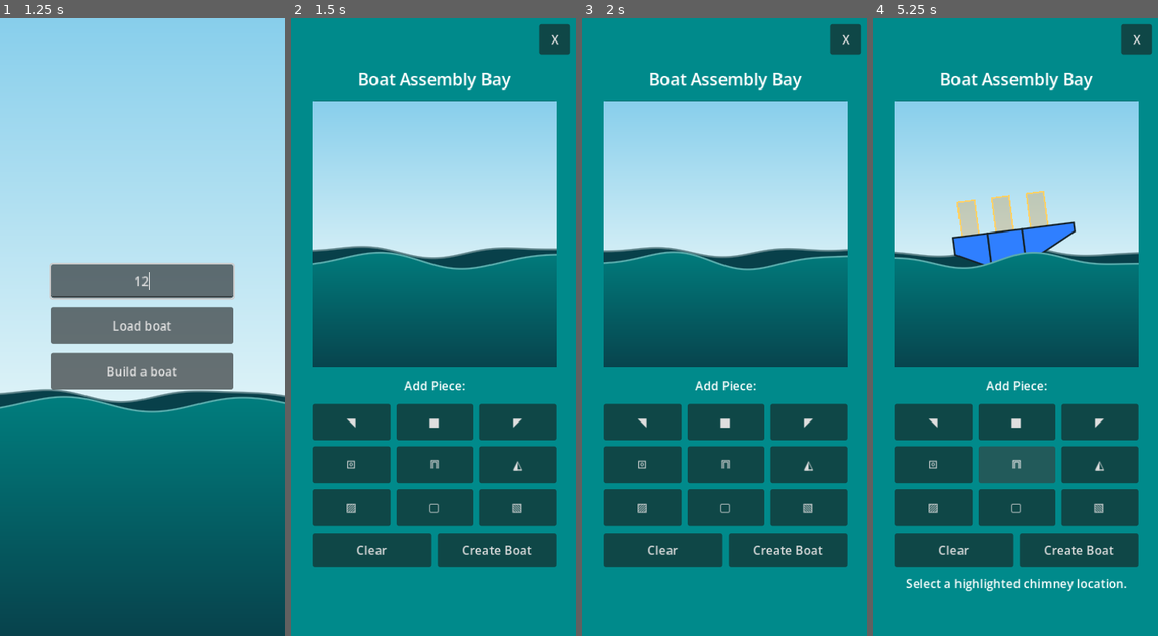
Above: before the commit, frames 1-4 (left to right).
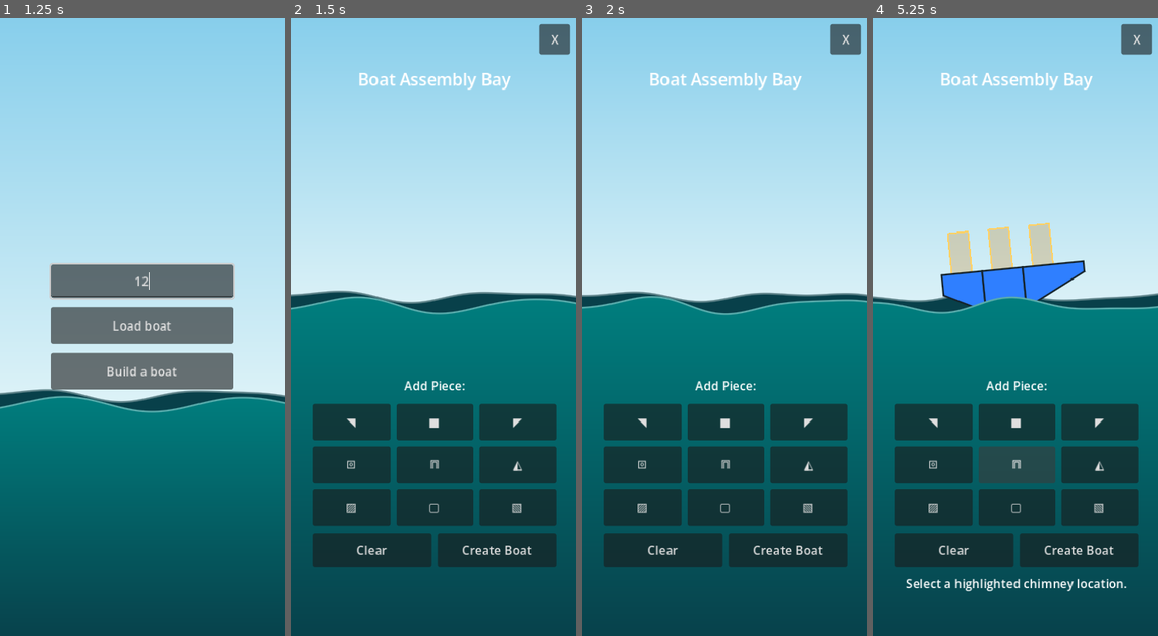
Above: after the commit, the same moments.

Repository: the-shipwrights/the-shipyard
Game: Godot game, scene res://ClientMain.tscn
Two runs of this game, one before a commit and one after it. Both use one fixed random seed, a clock stepped at 60 frames per second and the inputs below.
Inputs (mouse positions are in pixels of both pictures, inside the frame that each line leads up to):
- Up to frame 1 (1.25 s): click (142, 283) at 0.52 s; type "12" at 0.6 s
- Up to frame 2 (1.5 s): click "Build a boat" at 1.25 s
- Up to frame 3 (2 s): no input
- Up to frame 4 (5.25 s): click "◥" at 2 s; click "■" at 2.75 s; click "◤" at 3.5 s; click "⧇" at 4.25 s; click "⩎" at 5 s

Frame 1 is identical in both runs. In frame 2, 59% of the frame differs, in the area x 0-100%, y 0-100%; in frame 3, 59%; in frame 4, 61%.

Commit message:
Made ocean full background where needed

Diff:
--- a/simulation/client/Scripts/builder_view.gd
+++ b/simulation/client/Scripts/builder_view.gd
@@ -69,7 +69,7 @@
 @onready var btn_chimney: Button = $SafeArea/Content/PieceGrid/AddChimney
 @onready var btn_sail: Button = $SafeArea/Content/PieceGrid/AddSail
 
-@onready var boat_preview: BoatPreview2D = $SafeArea/Content/CanvasPanel/BoatPreview2D
+@onready var boat_preview: BoatPreview2D = %BoatPreview2D
 
 func _ready() -> void:
 	add_child(submit_request)
--- a/simulation/client/Scripts/control_view.gd
+++ b/simulation/client/Scripts/control_view.gd
@@ -13,7 +13,7 @@
 var ws := WebSocketPeer.new()
 var is_connected := false
 
-@onready var boat_preview: BoatPreview2D = $SafeArea/Content/CanvasPanel/BoatPreview2D
+@onready var boat_preview: BoatPreview2D = %BoatPreview2D
 @onready var boat_title: Label = $SafeArea/Content/BoatTitle
 @onready var info_label: Label = $SafeArea/Content/InfoLabel
 @onready var rotate_button: Button = $SafeArea/Content/RotateButton
--- a/simulation/client/Views/BuilderView.tscn
+++ b/simulation/client/Views/BuilderView.tscn
@@ -2,6 +2,8 @@
 
 [ext_resource type="Script" uid="uid://bporpqxjbn6s7" path="res://Scripts/builder_view.gd" id="1_builder"]
 [ext_resource type="PackedScene" uid="uid://d3pp0kklmyfy6" path="res://Views/BoatPreview2D.tscn" id="2_1ydyr"]
+
+[sub_resource type="StyleBoxEmpty" id="StyleBoxEmpty_1ydyr"]
 
 [node name="BuilderView" type="Control" unique_id=748961357]
 layout_mode = 3
@@ -21,6 +23,17 @@
 grow_vertical = 2
 mouse_filter = 2
 color = Color(0, 0.5415405, 0.54309857, 1)
+
+[node name="BoatPreview2D" parent="." unique_id=1814931078 instance=ExtResource("2_1ydyr")]
+unique_name_in_owner = true
+clip_contents = true
+layout_mode = 0
+anchors_preset = 0
+grow_horizontal = 1
+grow_vertical = 1
+size_flags_horizontal = 3
+size_flags_vertical = 3
+ocean_level = 0.465
 
 [node name="SafeArea" type="MarginContainer" parent="." unique_id=521977535]
 layout_mode = 1
@@ -55,12 +68,7 @@
 layout_mode = 2
 size_flags_horizontal = 3
 size_flags_vertical = 3
-
-[node name="BoatPreview2D" parent="SafeArea/Content/CanvasPanel" unique_id=1814931078 instance=ExtResource("2_1ydyr")]
-clip_contents = true
-layout_mode = 2
-size_flags_horizontal = 3
-size_flags_vertical = 3
+theme_override_styles/panel = SubResource("StyleBoxEmpty_1ydyr")
 
 [node name="PieceLabel" type="Label" parent="SafeArea/Content" unique_id=1505453266]
 custom_minimum_size = Vector2(0, 28)
--- a/simulation/client/Views/ControlView.tscn
+++ b/simulation/client/Views/ControlView.tscn
@@ -2,6 +2,8 @@
 
 [ext_resource type="Script" uid="uid://bm5u5olpv6sfl" path="res://Scripts/control_view.gd" id="1_vcfef"]
 [ext_resource type="PackedScene" uid="uid://d3pp0kklmyfy6" path="res://Views/BoatPreview2D.tscn" id="2_bbeor"]
+
+[sub_resource type="StyleBoxEmpty" id="StyleBoxEmpty_k1j8q"]
 
 [node name="ControlView" type="Control" unique_id=1945440094]
 layout_mode = 3
@@ -21,6 +23,17 @@
 grow_vertical = 2
 mouse_filter = 2
 color = Color(0, 0.541541, 0.543099, 1)
+
+[node name="BoatPreview2D" parent="." unique_id=829975880 instance=ExtResource("2_bbeor")]
+unique_name_in_owner = true
+clip_contents = true
+layout_mode = 0
+anchors_preset = 0
+grow_horizontal = 1
+grow_vertical = 1
+size_flags_horizontal = 3
+size_flags_vertical = 3
+ocean_level = 0.505
 
 [node name="SafeArea" type="MarginContainer" parent="." unique_id=546596867]
 layout_mode = 1
@@ -55,11 +68,7 @@
 layout_mode = 2
 size_flags_horizontal = 3
 size_flags_vertical = 3
-
-[node name="BoatPreview2D" parent="SafeArea/Content/CanvasPanel" unique_id=829975880 instance=ExtResource("2_bbeor")]
-layout_mode = 2
-size_flags_horizontal = 3
-size_flags_vertical = 3
+theme_override_styles/panel = SubResource("StyleBoxEmpty_k1j8q")
 
 [node name="InfoLabel" type="Label" parent="SafeArea/Content" unique_id=1826761783]
 custom_minimum_size = Vector2(0, 48)
@@ -92,3 +101,9 @@
 size_flags_horizontal = 3
 theme_override_font_sizes/font_size = 20
 text = "Hold to Rotate"
+
+[node name="CanvasPanel2" type="PanelContainer" parent="SafeArea/Content" unique_id=1080368721]
+custom_minimum_size = Vector2(0, 70)
+layout_mode = 2
+size_flags_horizontal = 3
+theme_override_styles/panel = SubResource("StyleBoxEmpty_k1j8q")
--- a/simulation/client/Views/CustomizeView.tscn
+++ b/simulation/client/Views/CustomizeView.tscn
@@ -284,193 +284,193 @@
 script = ExtResource("2_6jt7g")
 palette_colors = Array[Color]([Color(0.90588236, 0.25882354, 0.2627451, 1), Color(0.92156863, 0.5568628, 0.3529412, 1), …(622 unchanged characters)…
 
-[node name="PaletteSwatch" type="Control" parent="SafeArea/Content/PaletteRegion/Palette" unique_id=1181324515]
-custom_minimum_size = Vector2(70, 70)
-layout_mode = 2
-mouse_filter = 2
-metadata/_palette_generated = true
-
-[node name="Color" type="Panel" parent="SafeArea/Content/PaletteRegion/Palette/PaletteSwatch" unique_id=246886436]
+[node name="PaletteSwatch" type="Control" parent="SafeArea/Content/PaletteRegion/Palette" unique_id=965069264]
+custom_minimum_size = Vector2(70, 70)
+layout_mode = 2
+mouse_filter = 2
+metadata/_palette_generated = true
+
+[node name="Color" type="Panel" parent="SafeArea/Content/PaletteRegion/Palette/PaletteSwatch" unique_id=712531204]
 layout_mode = 0
 anchor_right = 1.0
 anchor_bottom = 1.0
 theme_override_styles/panel = SubResource("StyleBoxFlat_e28wa")
 
-[node name="@Control@19913" type="Control" parent="SafeArea/Content/PaletteRegion/Palette" unique_id=1453080261]
-custom_minimum_size = Vector2(70, 70)
-layout_mode = 2
-mouse_filter = 2
-metadata/_palette_generated = true
-
-[node name="Color" type="Panel" parent="SafeArea/Content/PaletteRegion/Palette/@Control@19913" unique_id=270465287]
+[node name="@Control@21007" type="Control" parent="SafeArea/Content/PaletteRegion/Palette" unique_id=172747133]
+custom_minimum_size = Vector2(70, 70)
+layout_mode = 2
+mouse_filter = 2
+metadata/_palette_generated = true
+
+[node name="Color" type="Panel" parent="SafeArea/Content/PaletteRegion/Palette/@Control@21007" unique_id=2100844523]
 layout_mode = 0
 anchor_right = 1.0
 anchor_bottom = 1.0
 theme_override_styles/panel = SubResource("StyleBoxFlat_xmlon")
 
-[node name="@Control@19914" type="Control" parent="SafeArea/Content/PaletteRegion/Palette" unique_id=909137270]
-custom_minimum_size = Vector2(70, 70)
-layout_mode = 2
-mouse_filter = 2
-metadata/_palette_generated = true
-
-[node name="Color" type="Panel" parent="SafeArea/Content/PaletteRegion/Palette/@Control@19914" unique_id=2076469706]
+[node name="@Control@21008" type="Control" parent="SafeArea/Content/PaletteRegion/Palette" unique_id=1638472584]
+custom_minimum_size = Vector2(70, 70)
+layout_mode = 2
+mouse_filter = 2
+metadata/_palette_generated = true
+
+[node name="Color" type="Panel" parent="SafeArea/Content/PaletteRegion/Palette/@Control@21008" unique_id=1412111318]
 layout_mode = 0
 anchor_right = 1.0
 anchor_bottom = 1.0
 theme_override_styles/panel = SubResource("StyleBoxFlat_t30ng")
 
-[node name="@Control@19915" type="Control" parent="SafeArea/Content/PaletteRegion/Palette" unique_id=1334793550]
-custom_minimum_size = Vector2(70, 70)
-layout_mode = 2
-mouse_filter = 2
-metadata/_palette_generated = true
-
-[node name="Color" type="Panel" parent="SafeArea/Content/PaletteRegion/Palette/@Control@19915" unique_id=1663495158]
+[node name="@Control@21009" type="Control" parent="SafeArea/Content/PaletteRegion/Palette" unique_id=593650076]
+custom_minimum_size = Vector2(70, 70)
+layout_mode = 2
+mouse_filter = 2
+metadata/_palette_generated = true
+
+[node name="Color" type="Panel" parent="SafeArea/Content/PaletteRegion/Palette/@Control@21009" unique_id=1352764763]
 layout_mode = 0
 anchor_right = 1.0
 anchor_bottom = 1.0
 theme_override_styles/panel = SubResource("StyleBoxFlat_s5p5q")
 
-[node name="@Control@19916" type="Control" parent="SafeArea/Content/PaletteRegion/Palette" unique_id=1695025360]
-custom_minimum_size = Vector2(70, 70)
-layout_mode = 2
-mouse_filter = 2
-metadata/_palette_generated = true
-
-[node name="Color" type="Panel" parent="SafeArea/Content/PaletteRegion/Palette/@Control@19916" unique_id=815061188]
+[node name="@Control@21010" type="Control" parent="SafeArea/Content/PaletteRegion/Palette" unique_id=29026765]
+custom_minimum_size = Vector2(70, 70)
+layout_mode = 2
+mouse_filter = 2
+metadata/_palette_generated = true
+
+[node name="Color" type="Panel" parent="SafeArea/Content/PaletteRegion/Palette/@Control@21010" unique_id=2030365497]
 layout_mode = 0
 anchor_right = 1.0
 anchor_bottom = 1.0
 theme_override_styles/panel = SubResource("StyleBoxFlat_d1irj")
 
-[node name="@Control@19917" type="Control" parent="SafeArea/Content/PaletteRegion/Palette" unique_id=1730261121]
-custom_minimum_size = Vector2(70, 70)
-layout_mode = 2
-mouse_filter = 2
-metadata/_palette_generated = true
-
-[node name="Color" type="Panel" parent="SafeArea/Content/PaletteRegion/Palette/@Control@19917" unique_id=1556491730]
+[node name="@Control@21011" type="Control" parent="SafeArea/Content/PaletteRegion/Palette" unique_id=425165066]
+custom_minimum_size = Vector2(70, 70)
+layout_mode = 2
+mouse_filter = 2
+metadata/_palette_generated = true
+
+[node name="Color" type="Panel" parent="SafeArea/Content/PaletteRegion/Palette/@Control@21011" unique_id=107678150]
 layout_mode = 0
 anchor_right = 1.0
 anchor_bottom = 1.0
 theme_override_styles/panel = SubResource("StyleBoxFlat_dxypb")
 
-[node name="@Control@19918" type="Control" parent="SafeArea/Content/PaletteRegion/Palette" unique_id=1555954469]
-custom_minimum_size = Vector2(70, 70)
-layout_mode = 2
-mouse_filter = 2
-metadata/_palette_generated = true
-
-[node name="Color" type="Panel" parent="SafeArea/Content/PaletteRegion/Palette/@Control@19918" unique_id=925791708]
+[node name="@Control@21012" type="Control" parent="SafeArea/Content/PaletteRegion/Palette" unique_id=621164865]
+custom_minimum_size = Vector2(70, 70)
+layout_mode = 2
+mouse_filter = 2
+metadata/_palette_generated = true
+
+[node name="Color" type="Panel" parent="SafeArea/Content/PaletteRegion/Palette/@Control@21012" unique_id=1744868586]
 layout_mode = 0
 anchor_right = 1.0
 anchor_bottom = 1.0
 theme_override_styles/panel = SubResource("StyleBoxFlat_ya4qn")
 
-[node name="@Control@19919" type="Control" parent="SafeArea/Content/PaletteRegion/Palette" unique_id=1651116681]
-custom_minimum_size = Vector2(70, 70)
-layout_mode = 2
-mouse_filter = 2
-metadata/_palette_generated = true
-
-[node name="Color" type="Panel" parent="SafeArea/Content/PaletteRegion/Palette/@Control@19919" unique_id=855699792]
+[node name="@Control@21013" type="Control" parent="SafeArea/Content/PaletteRegion/Palette" unique_id=1325613347]
+custom_minimum_size = Vector2(70, 70)
+layout_mode = 2
+mouse_filter = 2
+metadata/_palette_generated = true
+
+[node name="Color" type="Panel" parent="SafeArea/Content/PaletteRegion/Palette/@Control@21013" unique_id=652771002]
 layout_mode = 0
 anchor_right = 1.0
 anchor_bottom = 1.0
 theme_override_styles/panel = SubResource("StyleBoxFlat_uqxm3")
 
-[node name="@Control@19920" type="Control" parent="SafeArea/Content/PaletteRegion/Palette" unique_id=1194602702]
-custom_minimum_size = Vector2(70, 70)
-layout_mode = 2
-mouse_filter = 2
-metadata/_palette_generated = true
-
-[node name="Color" type="Panel" parent="SafeArea/Content/PaletteRegion/Palette/@Control@19920" unique_id=1720133821]
+[node name="@Control@21014" type="Control" parent="SafeArea/Content/PaletteRegion/Palette" unique_id=1882507720]
+custom_minimum_size = Vector2(70, 70)
+layout_mode = 2
+mouse_filter = 2
+metadata/_palette_generated = true
+
+[node name="Color" type="Panel" parent="SafeArea/Content/PaletteRegion/Palette/@Control@21014" unique_id=133125425]
 layout_mode = 0
 anchor_right = 1.0
 anchor_bottom = 1.0
 theme_override_styles/panel = SubResource("StyleBoxFlat_rt7dm")
 
-[node name="@Control@19921" type="Control" parent="SafeArea/Content/PaletteRegion/Palette" unique_id=1166237229]
-custom_minimum_size = Vector2(70, 70)
-layout_mode = 2
-mouse_filter = 2
-metadata/_palette_generated = true
-
-[node name="Color" type="Panel" parent="SafeArea/Content/PaletteRegion/Palette/@Control@19921" unique_id=2009115208]
+[node name="@Control@21015" type="Control" parent="SafeArea/Content/PaletteRegion/Palette" unique_id=110833890]
+custom_minimum_size = Vector2(70, 70)
+layout_mode = 2
+mouse_filter = 2
+metadata/_palette_generated = true
+
+[node name="Color" type="Panel" parent="SafeArea/Content/PaletteRegion/Palette/@Control@21015" unique_id=1054615952]
 layout_mode = 0
 anchor_right = 1.0
 anchor_bottom = 1.0
 theme_override_styles/panel = SubResource("StyleBoxFlat_4tu2b")
 
-[node name="@Control@19922" type="Control" parent="SafeArea/Content/PaletteRegion/Palette" unique_id=1799811332]
-custom_minimum_size = Vector2(70, 70)
-layout_mode = 2
-mouse_filter = 2
-metadata/_palette_generated = true
-
-[node name="Color" type="Panel" parent="SafeArea/Content/PaletteRegion/Palette/@Control@19922" unique_id=1357510398]
+[node name="@Control@21016" type="Control" parent="SafeArea/Content/PaletteRegion/Palette" unique_id=1793545179]
+custom_minimum_size = Vector2(70, 70)
+layout_mode = 2
+mouse_filter = 2
+metadata/_palette_generated = true
+
+[node name="Color" type="Panel" parent="SafeArea/Content/PaletteRegion/Palette/@Control@21016" unique_id=2063280157]
 layout_mode = 0
 anchor_right = 1.0
 anchor_bottom = 1.0
 theme_override_styles/panel = SubResource("StyleBoxFlat_5krvr")
 
-[node name="@Control@19923" type="Control" parent="SafeArea/Content/PaletteRegion/Palette" unique_id=655302640]
-custom_minimum_size = Vector2(70, 70)
-layout_mode = 2
-mouse_filter = 2
-metadata/_palette_generated = true
-
-[node name="Color" type="Panel" parent="SafeArea/Content/PaletteRegion/Palette/@Control@19923" unique_id=1850893015]
+[node name="@Control@21017" type="Control" parent="SafeArea/Content/PaletteRegion/Palette" unique_id=2056423261]
+custom_minimum_size = Vector2(70, 70)
+layout_mode = 2
+mouse_filter = 2
+metadata/_palette_generated = true
+
+[node name="Color" type="Panel" parent="SafeArea/Content/PaletteRegion/Palette/@Control@21017" unique_id=1057795901]
 layout_mode = 0
 anchor_right = 1.0
 anchor_bottom = 1.0
 theme_override_styles/panel = SubResource("StyleBoxFlat_1ejna")
 
-[node name="@Control@19924" type="Control" parent="SafeArea/Content/PaletteRegion/Palette" unique_id=222712617]
-custom_minimum_size = Vector2(70, 70)
-layout_mode = 2
-mouse_filter = 2
-metadata/_palette_generated = true
-
-[node name="Color" type="Panel" parent="SafeArea/Content/PaletteRegion/Palette/@Control@19924" unique_id=1448952784]
+[node name="@Control@21018" type="Control" parent="SafeArea/Content/PaletteRegion/Palette" unique_id=1368480629]
+custom_minimum_size = Vector2(70, 70)
+layout_mode = 2
+mouse_filter = 2
+metadata/_palette_generated = true
+
+[node name="Color" type="Panel" parent="SafeArea/Content/PaletteRegion/Palette/@Control@21018" unique_id=994800718]
 layout_mode = 0
 anchor_right = 1.0
 anchor_bottom = 1.0
 theme_override_styles/panel = SubResource("StyleBoxFlat_va1iu")
 
-[node name="@Control@19925" type="Control" parent="SafeArea/Content/PaletteRegion/Palette" unique_id=508390616]
-custom_minimum_size = Vector2(70, 70)
-layout_mode = 2
-mouse_filter = 2
-metadata/_palette_generated = true
-
-[node name="Color" type="Panel" parent="SafeArea/Content/PaletteRegion/Palette/@Control@19925" unique_id=1766048500]
+[node name="@Control@21019" type="Control" parent="SafeArea/Content/PaletteRegion/Palette" unique_id=293726099]
+custom_minimum_size = Vector2(70, 70)
+layout_mode = 2
+mouse_filter = 2
+metadata/_palette_generated = true
+
+[node name="Color" type="Panel" parent="SafeArea/Content/PaletteRegion/Palette/@Control@21019" unique_id=611192235]
 layout_mode = 0
 anchor_right = 1.0
 anchor_bottom = 1.0
 theme_override_styles/panel = SubResource("StyleBoxFlat_8ypgn")
 
-[node name="@Control@19926" type="Control" parent="SafeArea/Content/PaletteRegion/Palette" unique_id=358577860]
-custom_minimum_size = Vector2(70, 70)
-layout_mode = 2
-mouse_filter = 2
-metadata/_palette_generated = true
-
-[node name="Color" type="Panel" parent="SafeArea/Content/PaletteRegion/Palette/@Control@19926" unique_id=1219399314]
+[node name="@Control@21020" type="Control" parent="SafeArea/Content/PaletteRegion/Palette" unique_id=1136144167]
+custom_minimum_size = Vector2(70, 70)
+layout_mode = 2
+mouse_filter = 2
+metadata/_palette_generated = true
+
+[node name="Color" type="Panel" parent="SafeArea/Content/PaletteRegion/Palette/@Control@21020" unique_id=1122668736]
 layout_mode = 0
 anchor_right = 1.0
 anchor_bottom = 1.0
 theme_override_styles/panel = SubResource("StyleBoxFlat_7sdqy")
 
-[node name="@Control@19927" type="Control" parent="SafeArea/Content/PaletteRegion/Palette" unique_id=610314044]
-custom_minimum_size = Vector2(70, 70)
-layout_mode = 2
-mouse_filter = 2
-metadata/_palette_generated = true
-
-[node name="Color" type="Panel" parent="SafeArea/Content/PaletteRegion/Palette/@Control@19927" unique_id=2114819653]
+[node name="@Control@21021" type="Control" parent="SafeArea/Content/PaletteRegion/Palette" unique_id=120842940]
+custom_minimum_size = Vector2(70, 70)
+layout_mode = 2
+mouse_filter = 2
+metadata/_palette_generated = true
+
+[node name="Color" type="Panel" parent="SafeArea/Content/PaletteRegion/Palette/@Control@21021" unique_id=3542514]
 layout_mode = 0
 anchor_right = 1.0
 anchor_bottom = 1.0
